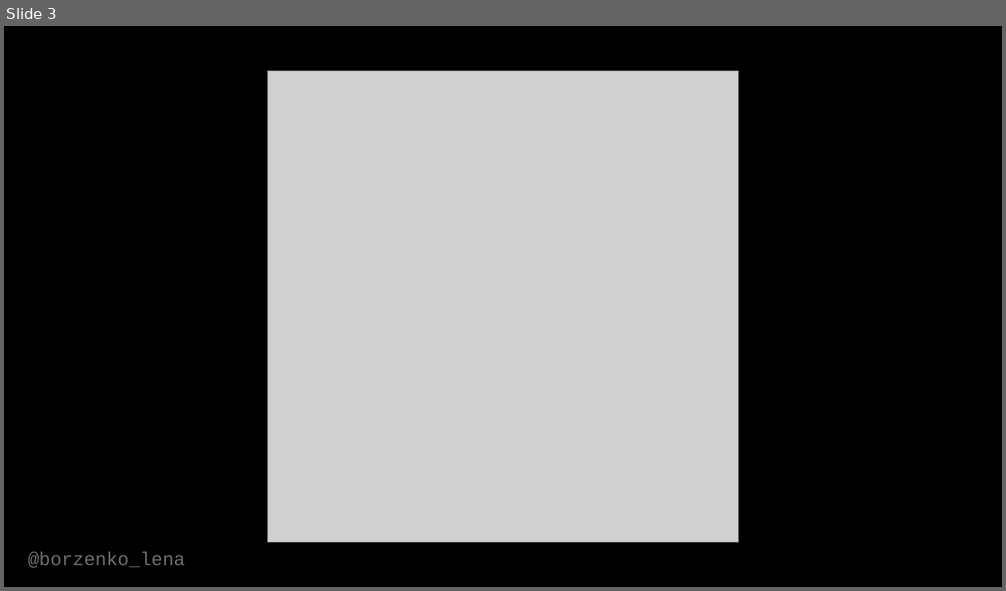
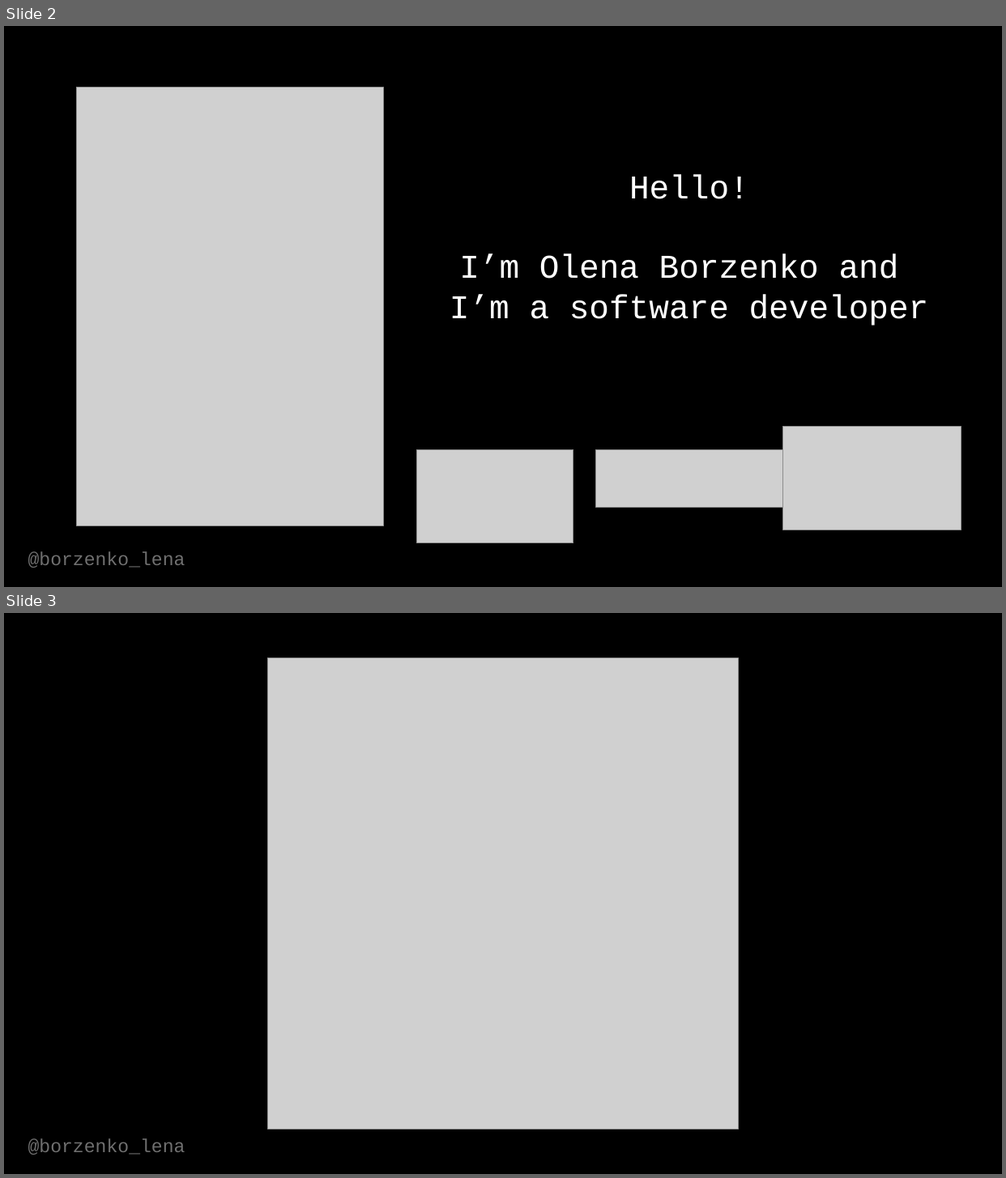
Before and after one commit to OlenaBorzenko/Presentations, a slide deck: TDD_Misconceptions.pptx. Shown one above the other, each under a label of ours: slide 3 before the commit, slides 2 and 3 after it. The pictures are 1006x591 and 1006x1178 pixels, drawn with LibreOffice and Linux fonts; fonts in the diff are those of the drawing; grey boxes stand for pictures. Boxes give left, top, right and bottom in pixels: in the first picture for what was removed or moved away, otherwise in the second. Text is boxed around its words. In the diff, an @@ line names an element or a change of style, - is before the commit and + after.

```diff
--- a/TDD_Misconceptions.pptx
+++ b/TDD_Misconceptions.pptx
@@ slide 2 added at (4,26,1002,587), background #000000 @@
@@ picture added at (77,88,384,526) @@
@@ text added at (450,174,929,326), 32 pt, text #FFFFFF @@
+Hello!
+I’m Olena Borzenko and I’m a software developer
@@ picture added at (783,426,961,531) @@
@@ picture added at (417,450,573,544) @@
@@ picture added at (595,450,783,507) @@
@@ text added at (28,552,185,568), 18 pt, text #FFFFFF at 43% opacity @@
+@borzenko_lena
```
Also in this commit, not shown: 3 slides changed, 2 other slides added, 1 slide removed.
